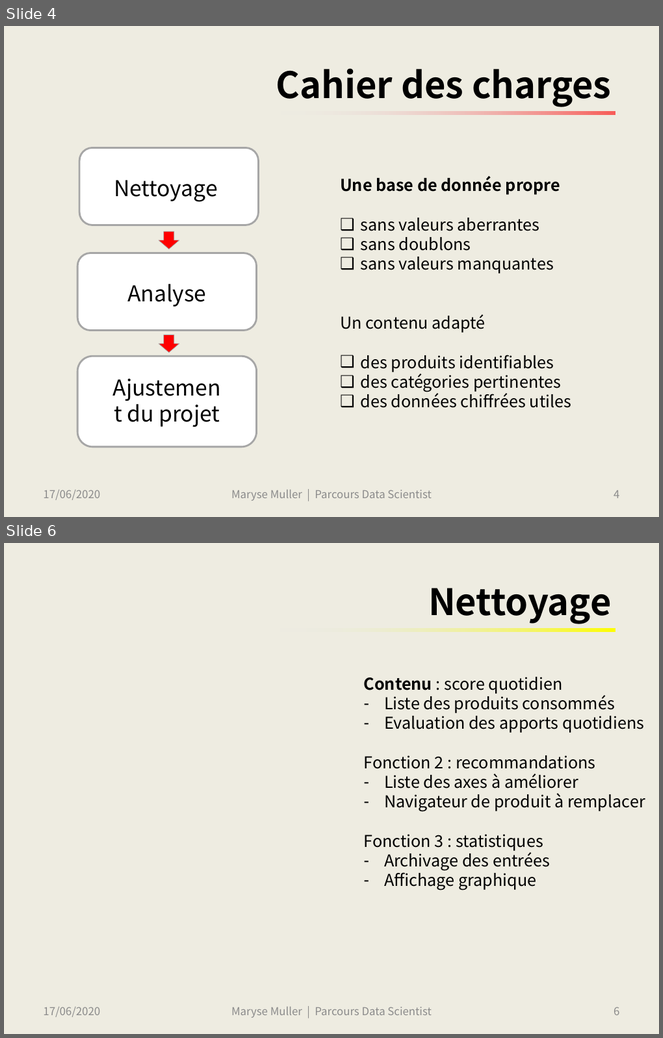
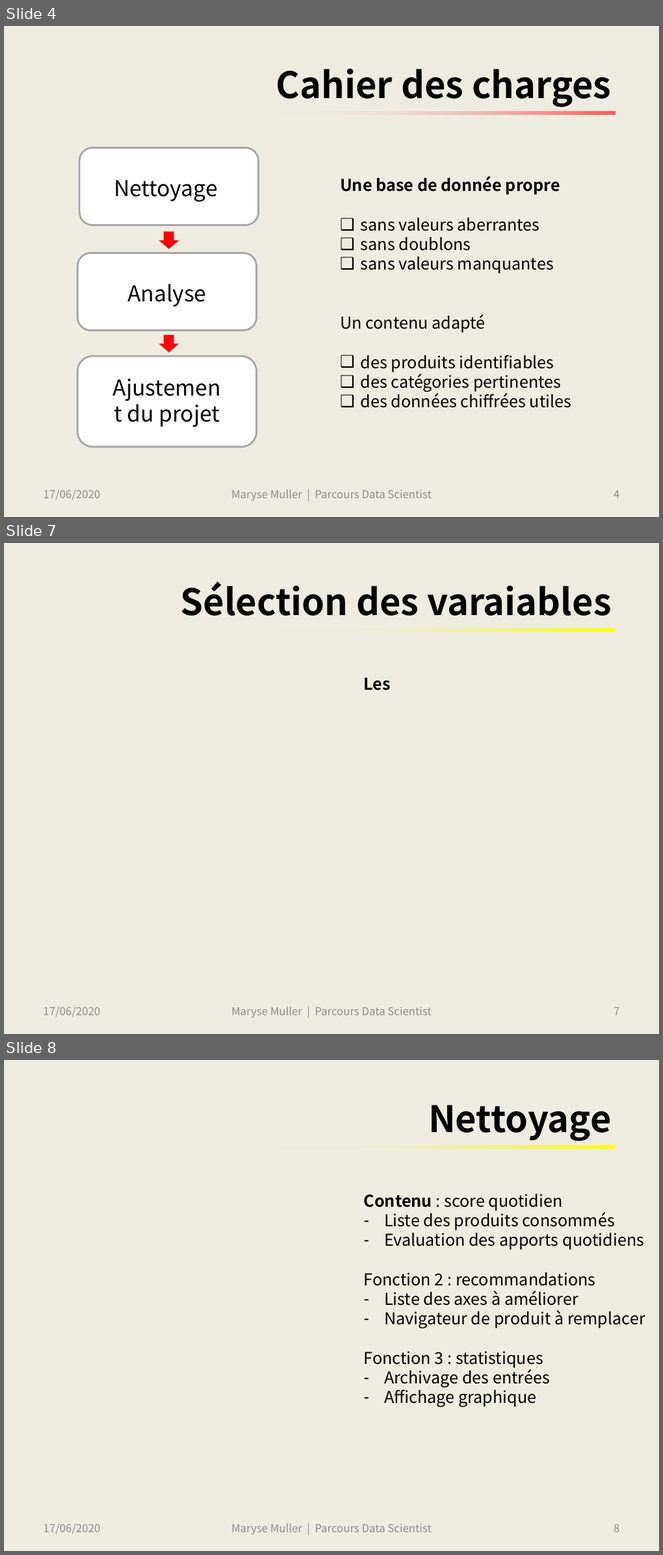
Before and after one commit to SmellyArmure/OC_DS_Project3, a slide deck: SOUTENANCE/Projet3.pptx. Shown one above the other, each under a label of ours: slides 4 and 6 before the commit, slides 4, 7 and 8 after it; the slides between them are not shown. The pictures are 663x1038 and 663x1555 pixels, drawn with LibreOffice and Linux fonts; fonts in the diff are those of the drawing. Boxes give left, top, right and bottom in pixels: in the first picture for what was removed or moved away, otherwise in the second. Text is boxed around its words. In the diff, an @@ line names an element or a change of style, - is before the commit and + after.

```diff
--- a/SOUTENANCE/Projet3.pptx
+++ b/SOUTENANCE/Projet3.pptx
@@ slide 7 added at <box>4,543,659,1034</box>, background #EEECE1 @@
@@ title added at <box>181,581,612,616</box>, 40 pt, text #000000, bold @@
+Sélection des varaiables
@@ rectangle added at <box>278,629,615,632</box>, fill gradient #FFFF00 to #E1E8F5 @@
@@ text added at <box>364,678,391,691</box>, 18 pt, text #000000, bold @@
+Les
@@ text added at <box>43,1007,100,1017</box>, 12 pt, text #8C8C8C @@
+17/06/2020
@@ text added at <box>232,1007,431,1018</box>, 12 pt, text #8C8C8C @@
+Maryse Muller | Parcours Data Scientist
@@ page number added at <box>614,1008,620,1016</box>, 12 pt, text #8C8C8C @@
+7
@@ what was slide 6 is now slide 8 @@
```
Also in this commit, not shown: 2 slides changed, 7 other slides added, 35 other files.
